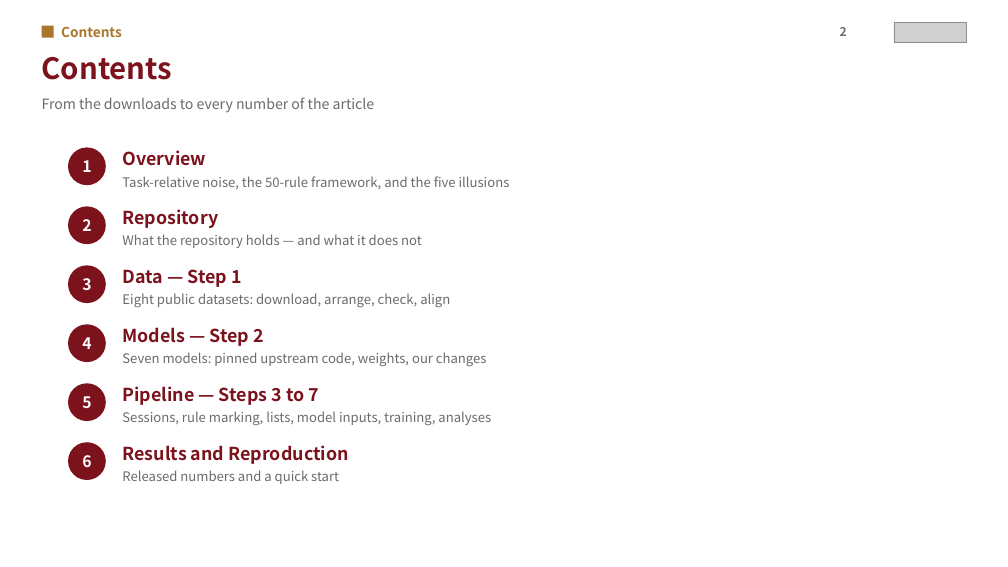
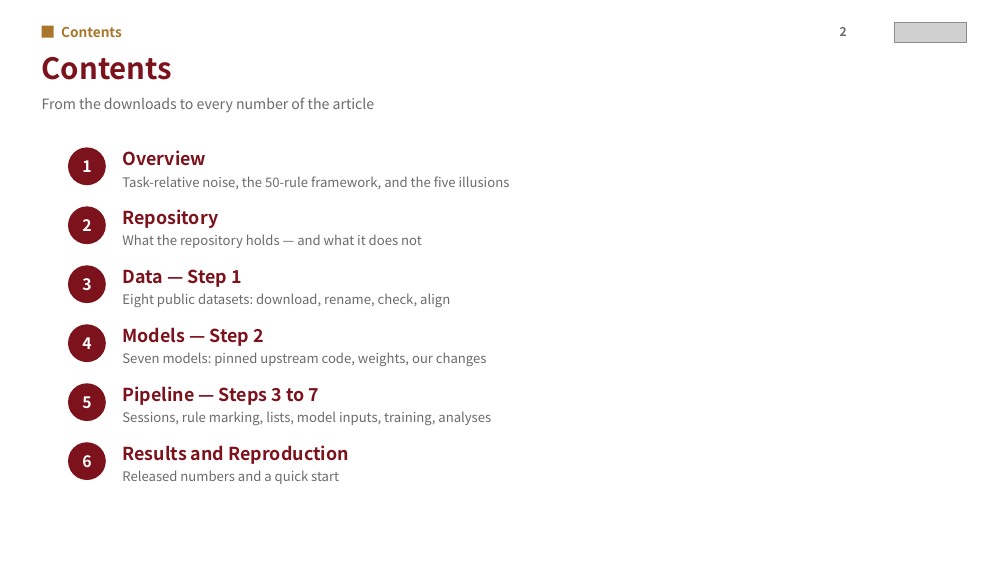
Before and after one commit to brave1094/refine-first-trust-later, a slide deck: slide 2 of 99_documents/guide_KU.pptx. Drawn at 1008x567 pixels with LibreOffice and Linux fonts; fonts in the diff are those of the drawing; grey boxes stand for pictures. Boxes give left, top, right and bottom in pixels: in the first picture for what was removed or moved away, otherwise in the second. Text is boxed around its words. In the diff, an @@ line names an element or a change of style, - is before the commit and + after.

```diff
--- a/99_documents/guide_KU.pptx
+++ b/99_documents/guide_KU.pptx
@@ text at [122, 293, 450, 307]: text changed @@
-Eight public datasets: download, arrange, check, align
+Eight public datasets: download, rename, check, align
```
Also in this commit, not shown: 3 other slides changed, 16 other files.
